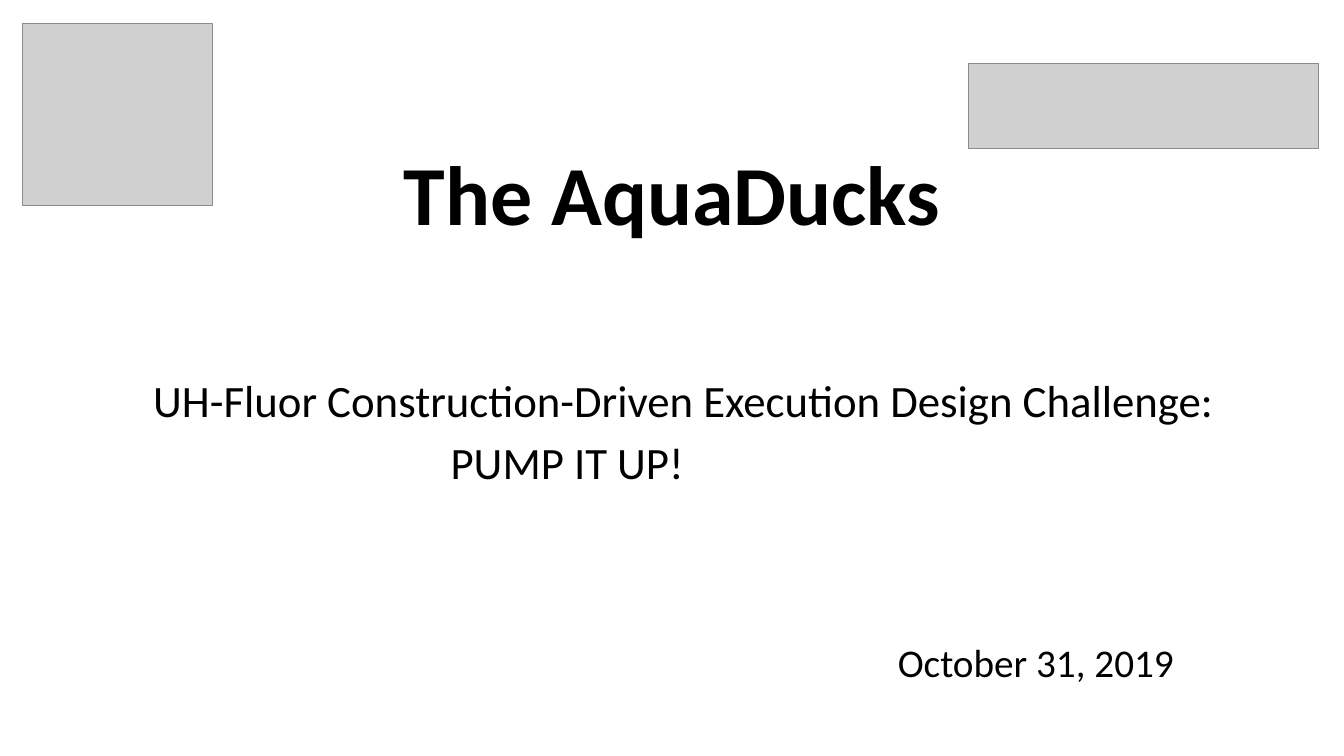
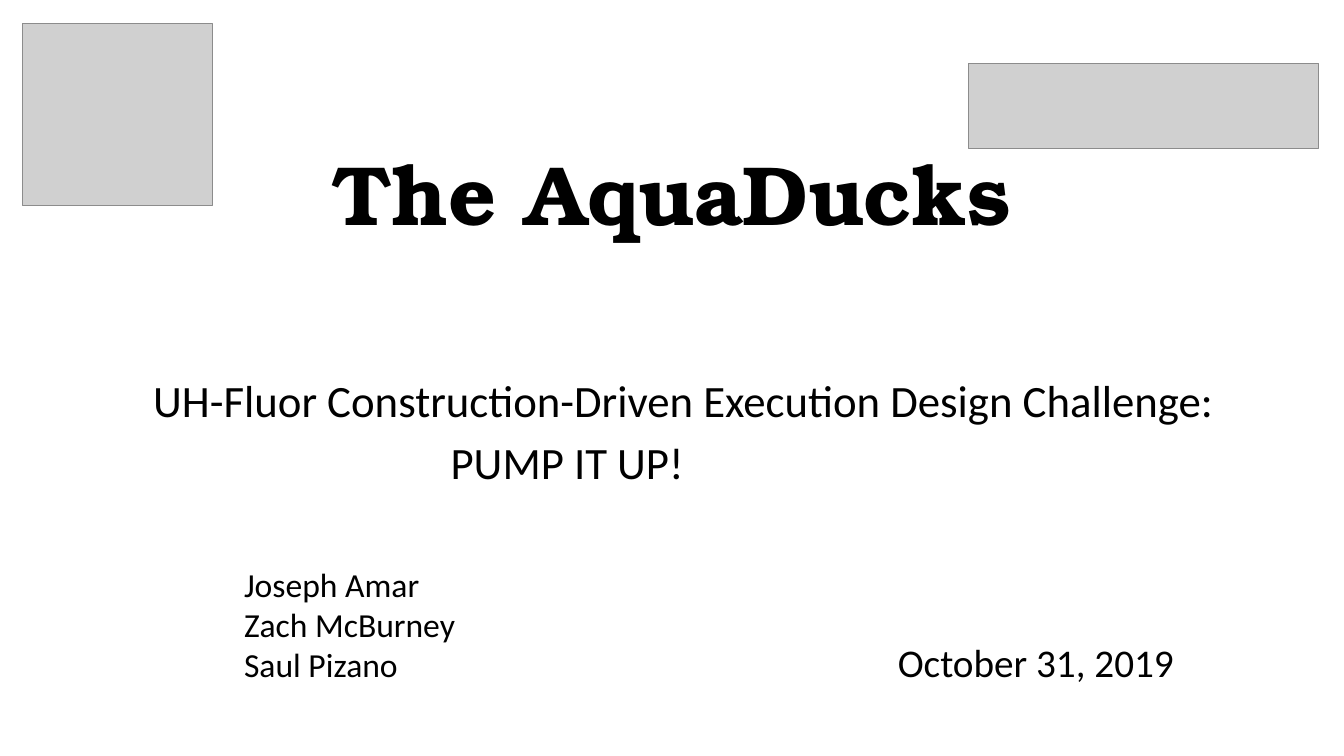
Before and after one commit to jamar1391/hello-world, a slide deck: slide 1 of dev/fluor/The AquaDucks/The AquaDucks Presentation.pptx. Drawn at 1344x756 pixels with LibreOffice and Linux fonts; fonts in the diff are those of the drawing; grey boxes stand for pictures. Boxes give left, top, right and bottom in pixels: in the first picture for what was removed or moved away, otherwise in the second. Text is boxed around its words. In the diff, an @@ line names an element or a change of style, - is before the commit and + after.

```diff
--- a/dev/fluor/The AquaDucks/The AquaDucks Presentation.pptx
+++ b/dev/fluor/The AquaDucks/The AquaDucks Presentation.pptx
@@ title "The AquaDucks" at [333, 141, 1011, 243]: font Calibri to TeX Gyre Bonum @@
@@ text added at [244, 573, 455, 678], 24 pt, text #000000 @@
+Joseph Amar
+Zach McBurney
+Saul Pizano
```
Also in this commit, not shown: 4 other slides changed, 11 slides added, 3 slides removed, 7 other files.
